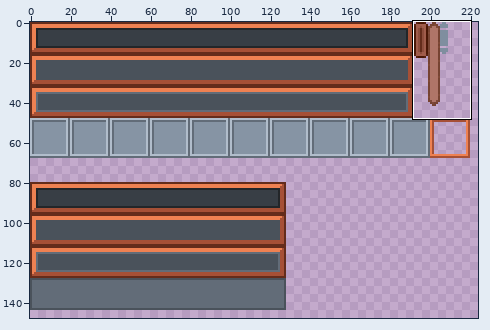
Sprite sheet -- textures/gui.png. The first picture is a wide view before the edit; the outline marks the close-up.
Close-up. Old version:
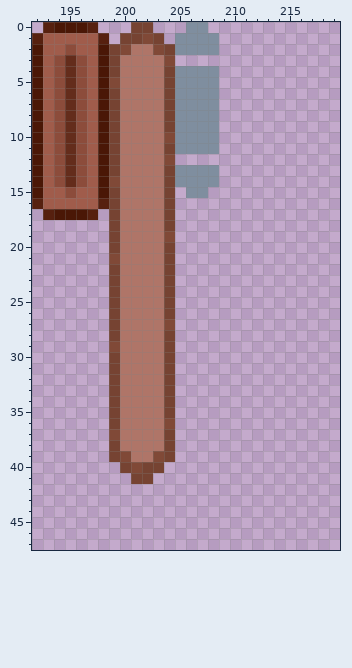
The file is 256x256 pixels. Colours within 5 levels of each other are drawn and written as one. Shown: x 192..219, y 0..47. The wide view leaves out empty margins.
The same view after the edit:
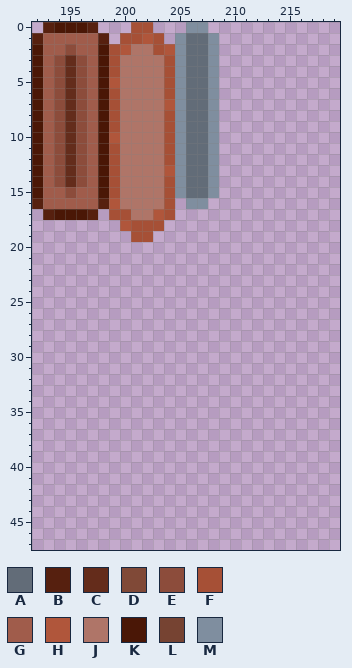
Palette (. is transparent): A #626c78  B #56200f  C #642c1b  D #804937  E #8c4c3b  F #a65036  G #a05c4b  H #b0563b  J #af7568  K #4a1706  L #764332  M #7f8e9f
Edits made:
The edit adds colour A in row 3 at x 206 to 207; in row 12 at x 206 to 207.
Colour M gives way to colour A in rows 1 to 2 at x 206 to 207; in rows 4 to 11 at x 206 to 207; in rows 13 to 15 at x 206 to 207.
Colour D gives way to colour F in row 2 at x 203; in row 3 at x 204; in row 10 at x 204; in row 12 at x 204; in row 14 at x 199.
Colour J gives way to colour F in row 17 at x 200; in row 18 at x 201 to 203; in row 19 at x 201 to 202.
Colour L gives way to colour F in row 0 at x 201 to 202; in row 1 at x 200 to 201 and 203; in rows 2 to 3 at x 199; in row 4 at x 199 and 204; in row 5 at x 204; in row 6 at x 199 and 204.
Colour L gives way to colour F in row 7 at x 199; in rows 8 to 9 at x 199 and 204; in row 11 at x 199 and 204; in rows 12 to 13 at x 199; in row 14 at x 204; in row 15 at x 199 and 204.
Colour L gives way to colour F in row 16 at x 204; in row 17 at x 199 and 204.
Colour D gives way to colour H in row 1 at x 202; in row 2 at x 200; in row 5 at x 199.
Colour J gives way to colour H in row 17 at x 203; in row 18 at x 200.
Colour L gives way to colour H in row 2 at x 204; in row 7 at x 204; in row 10 at x 199; in row 13 at x 204; in row 16 at x 199.
The edit adds colour M in row 3 at x 205 and 208; in row 12 at x 205 and 208; in row 15 at x 205 and 208; in row 16 at x 206 to 207.
Colour D is removed in row 19 at x 204; in row 21 at x 199; in row 27 at x 204; in row 29 at x 199; in row 36 at x 204; in row 37 at x 199.
Colour D is removed in row 39 at x 200 and 203; in row 40 at x 201.
Colour J is removed in row 19 at x 200 and 203; in rows 20 to 38 at x 200 to 203; in row 39 at x 201 to 202.
Colour L is removed in row 18 at x 199 and 204; in row 19 at x 199; in row 20 at x 199 and 204; in row 21 at x 204; in rows 22 to 26 at x 199 and 204; in row 27 at x 199.
Colour L is removed in row 28 at x 199 and 204; in row 29 at x 204; in rows 30 to 35 at x 199 and 204; in row 36 at x 199; in row 37 at x 204; in rows 38 to 39 at x 199 and 204.
Colour L is removed in row 40 at x 200 and 202 to 203; in row 41 at x 201 to 202.
Changed places in both close-ups, as pixel boxes (x1, y1, x2, y2):
changed: (109, 22, 219, 484)
